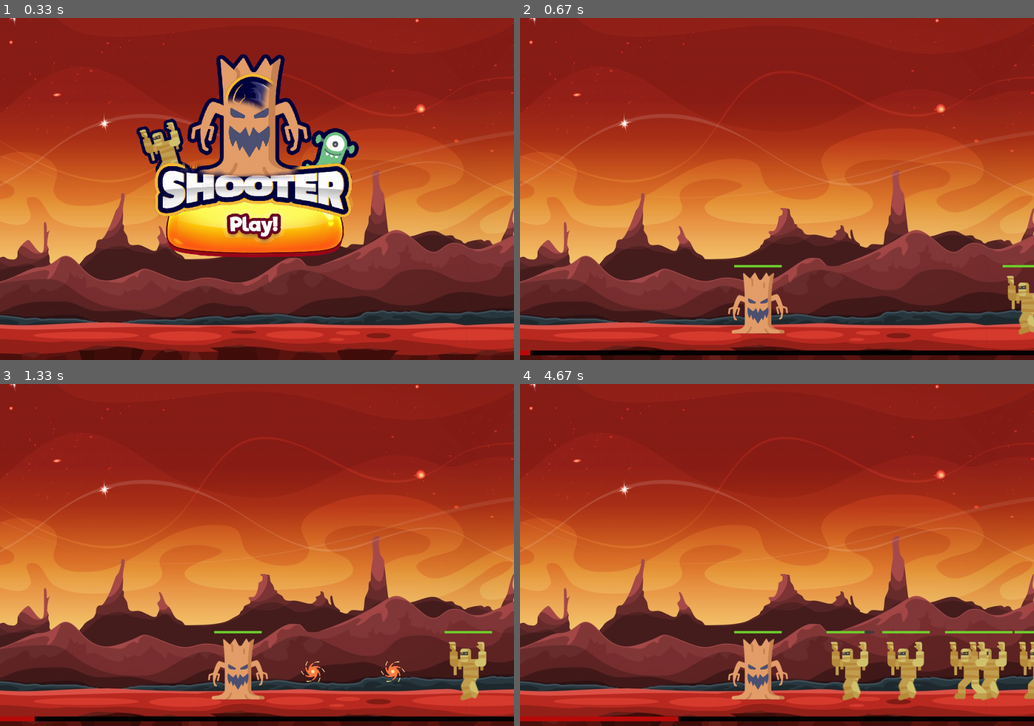
Above: before the commit, frames 1-4 (two rows, left to right).
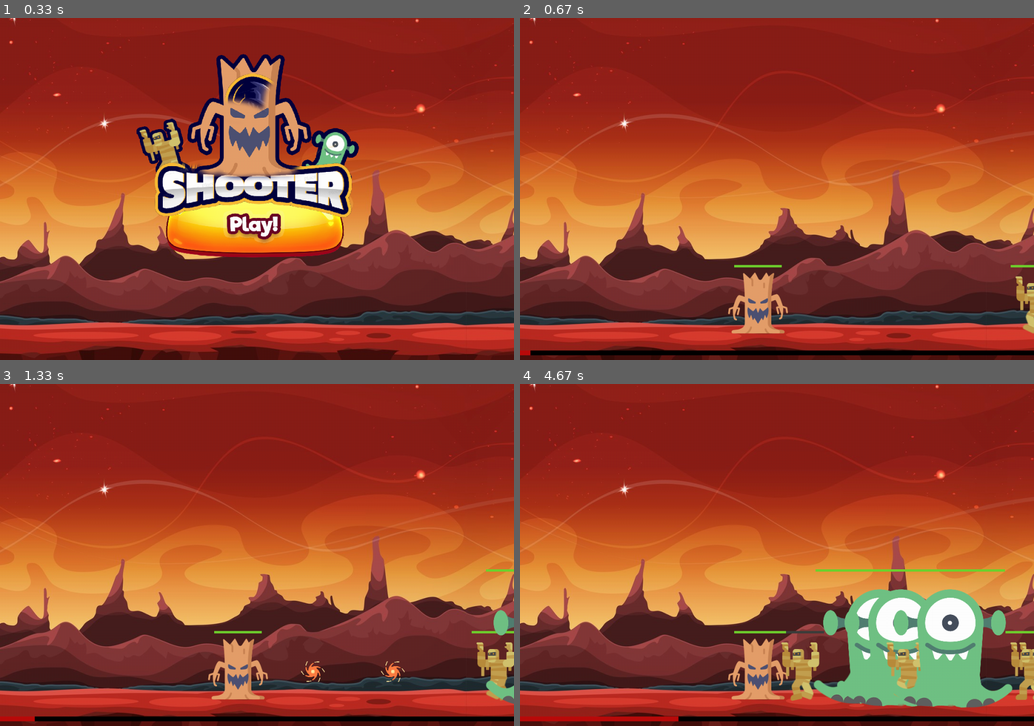
Above: after the commit, the same moments.

Repository: tthouvenot/tuto_pygame
Game: pygame game, started from main.py
Two runs of this game, one before a commit and one after it. Both use one fixed random seed, a clock stepped at 60 frames per second and the inputs below.
Inputs (mouse positions are in pixels of both pictures, inside the frame that each line leads up to):
- Up to frame 1 (0.33 s): no input
- Up to frame 2 (0.67 s): click (756, 202) at 0.38 s
- Up to frame 3 (1.33 s): tap Space at 0.67, 1.07 s
- Up to frame 4 (4.67 s): tap Space at 1.37, 1.9, 2.57, 2.87, 3.07, 3.37, 3.63, 3.97, 4.27, 4.4 s; click (838, 585) at 1.55 s; click (782, 589) at 2.22 s

Frame 1 is identical in both runs. In frame 2, 0.4% of the frame differs, in the area x 93-100%, y 72-93%; in frame 3, 1.7%; in frame 4, 11%, in the area x 50-100%, y 54-95%.

Commit message:
feature: ajout d'un ennemie alien

Diff:
--- a/animation.py
+++ b/animation.py
@@ -5,9 +5,11 @@
 
 class AnimateSprite(pygame.sprite.Sprite):
 
-    def __init__(self, sprite_name):
+    def __init__(self, sprite_name, size = (200,200)):
         super().__init__()
+        self.size = size
         self.image = pygame.image.load(f"./assests/{sprite_name}.png")
+        self.image = pygame.transform.scale(self.image, size)
         # attribut pour savoir sur quelle image on est
         self.current_image = 0 # on commence à l'image 0
         self.images = animations.get(sprite_name)
@@ -40,6 +42,7 @@
 
             # on modifie l'image de l'animation précédente par la suivante
             self.image = self.images[self.current_image]
+            self.image = pygame.transform.scale(self.image, self.size)
 
 # on défini une fonction pour charger les images d'un sprite
 def load_animation_images(sprite_name):
@@ -61,5 +64,6 @@
 # mummy -> [...mummy1.png,...]
 animations = {
     'mummy': load_animation_images("mummy"),
-    'player': load_animation_images("player")
+    'player': load_animation_images("player"),
+    'alien': load_animation_images("alien")
 }
--- a/comet.py
+++ b/comet.py
@@ -42,5 +42,4 @@
             # On remet la barre à 0
             self.comet_event.reset_percent()
             # On fait apparaître les monstres
-            self.comet_event.game.spawn_monster()
-            self.comet_event.game.spawn_monster()
+            self.comet_event.game.start()
--- a/game.py
+++ b/game.py
@@ -2,7 +2,7 @@
 # On importe la classe player
 from player import Player
 # On importe le monstre
-from monster import Monster
+from monster import Monster, Mummy, Alien
 # On importe les évènement des comets
 from comet_event import CometFallEvent
 
@@ -32,9 +32,8 @@
         return pygame.sprite.spritecollide(sprite, group, False, pygame.sprite.collide_mask)
 
     # On crée une méthode pour faire spawn les monstres
-    def spawn_monster(self):
-        monster = Monster(self)
-        self.all_monsters.add(monster)
+    def spawn_monster(self, monster_class_name):
+        self.all_monsters.add(monster_class_name.__call__(self)) # __call__() est une méthode qui permet d'instancier un objet
 
     # On crée la méthode de mise à jour des composants
     def update(self, screen):
@@ -91,5 +90,6 @@
     def start(self):
         self.is_playing = True
           # Au démarrage on fait spanw immédiatement le monstre
-        self.spawn_monster()
-        self.spawn_monster()
+        self.spawn_monster(Mummy)
+        self.spawn_monster(Mummy)
+        self.spawn_monster(Alien)
--- a/monster.py
+++ b/monster.py
@@ -4,18 +4,22 @@
 
 class Monster(animation.AnimateSprite):
 
-    def __init__(self, game):
-        super().__init__('mummy')
+    def __init__(self, game, name, size, offset=0):
+        super().__init__(name, size)
         self.game = game
         self.health = 100
         self.max_health = 100
         self.attack = 0.3
-        self.velocity = random.randint(1,3)
         self.rect = self.image.get_rect()
         self.rect.x = 1000 + random.randint(0, 300)
-        self.rect.y = 540
+        self.rect.y = 540 - offset
         self.position_x = float(self.rect.x)
         self.start_animation()
+
+    def set_speed(self, speed):
+        self.default_speed = speed
+        self.velocity = random.randint(1,3)
+
 
     def damage(self, amount):
         # on inflige des dégâts
@@ -27,7 +31,7 @@
             self.rect.x = 1000 + random.randint(0, 300)
             self.position_x = float(self.rect.x)
             self.health = self.max_health
-            self.velocity = random.randint(1,3)
+            self.velocity = random.randint(1,self.default_speed)
 
         # Si la barre d'évènement est chargée au max
         if self.game.comet_event.is_full_loaded():
@@ -54,3 +58,20 @@
         else:
             # On inflige des dégâts
             self.game.player.damage(self.attack)
+
+# on définit une classe pour la momie
+class Mummy(Monster):
+
+    def __init__(self, game):
+        super().__init__(game, "mummy", (130, 130))
+        self.set_speed(3)
+
+# On définit une classe pour l'alien
+class Alien(Monster):
+
+    def __init__(self, game):
+        super().__init__(game, "alien", (300,300), 130)
+        self.health = 250
+        self.max_health = 250
+        self.set_speed(1)
+        self.attack = 0.8
